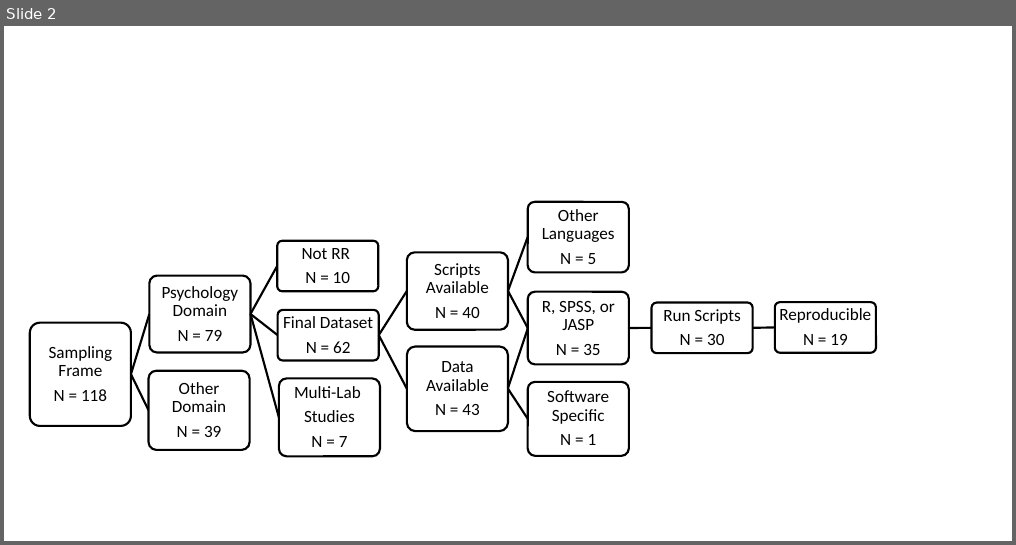
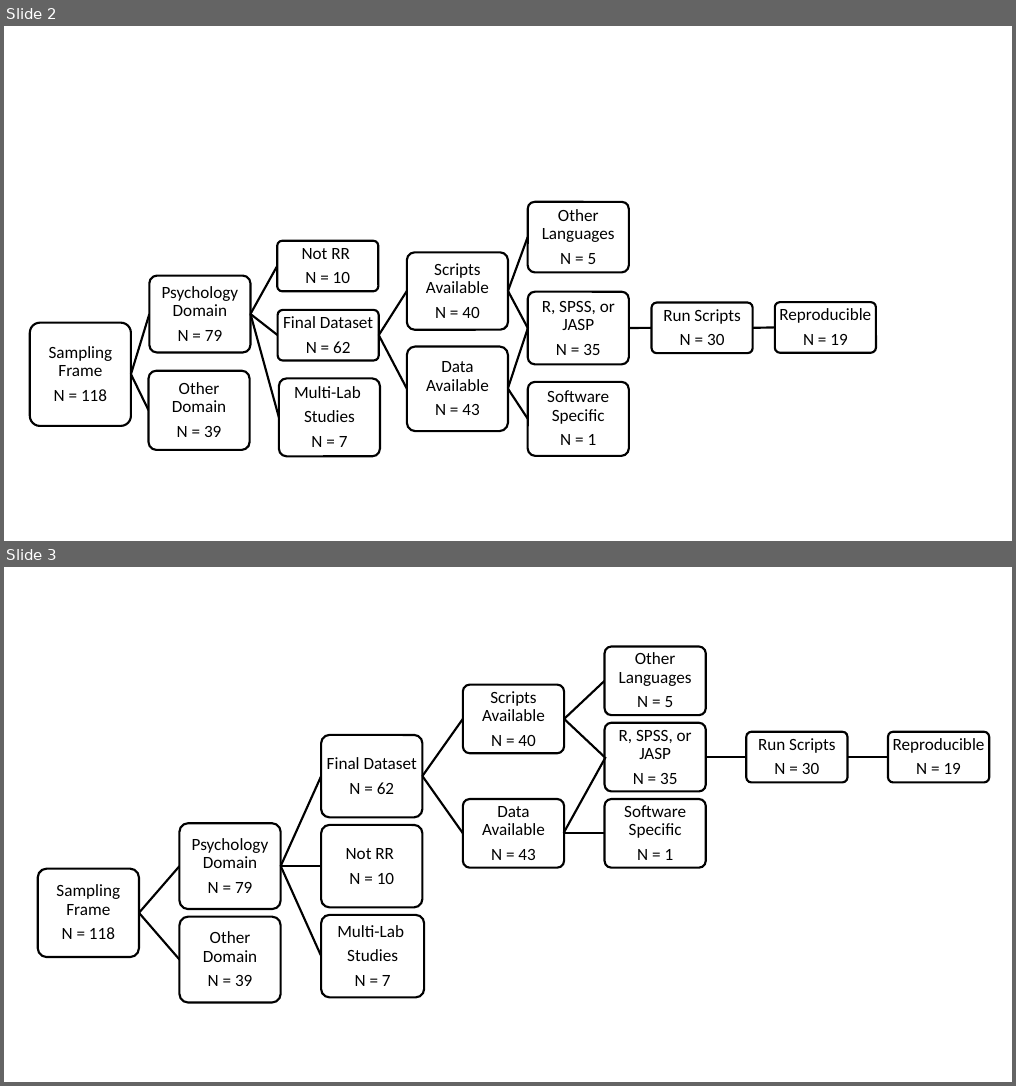
Before and after one commit to Lakens/reproducing_registered_reports, a slide deck: Figure1.pptx. Shown one above the other, each under a label of ours: slide 2 before the commit, slides 2 and 3 after it. The pictures are 1016x545 and 1016x1086 pixels, drawn with LibreOffice and Linux fonts; fonts in the diff are those of the drawing. Boxes give left, top, right and bottom in pixels: in the first picture for what was removed or moved away, otherwise in the second. Text is boxed around its words. In the diff, an @@ line names an element or a change of style, - is before the commit and + after.

```diff
--- a/Figure1.pptx
+++ b/Figure1.pptx
@@ slide 3 added at (x1=4, y1=567, x2=1012, y2=1082), background #FFFFFF @@
@@ line added from (563, 833) to (606, 757), #000000 2.25 pt @@
@@ group added at (x1=38, y1=647, x2=989, y2=1002): 13 rounded rectangles, 13 texts, 12 freeform shapes @@
+Sampling Frame
+N = 118
+Psychology Domain
+N = 79
+Final Dataset
+N = 62
+Scripts Available
+N = 40
+Other Languages
+N = 5
+R, SPSS, or JASP
+N = 35
+Run Scripts
+N = 30
+Reproducible
+N = 19
+Data Available
+N = 43
+Software Specific
+N = 1
+Not RR
+N = 10
+Multi-Lab
+Studies
+N = 7
+Other Domain
+N = 39
```
Also in this commit, not shown: 1 other slide added, 6 other files.
